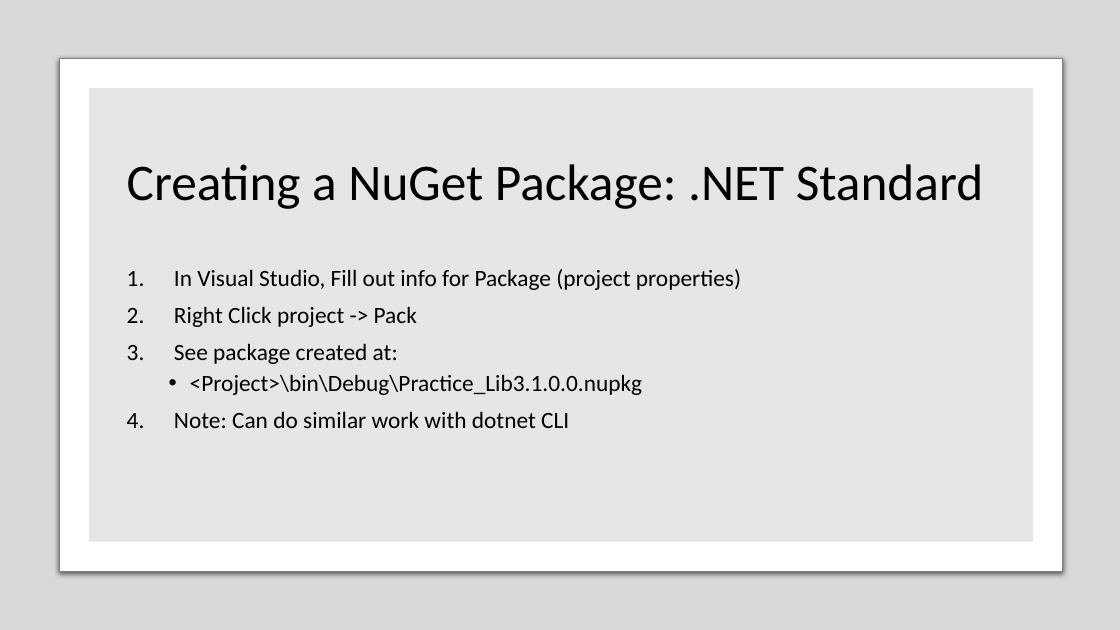
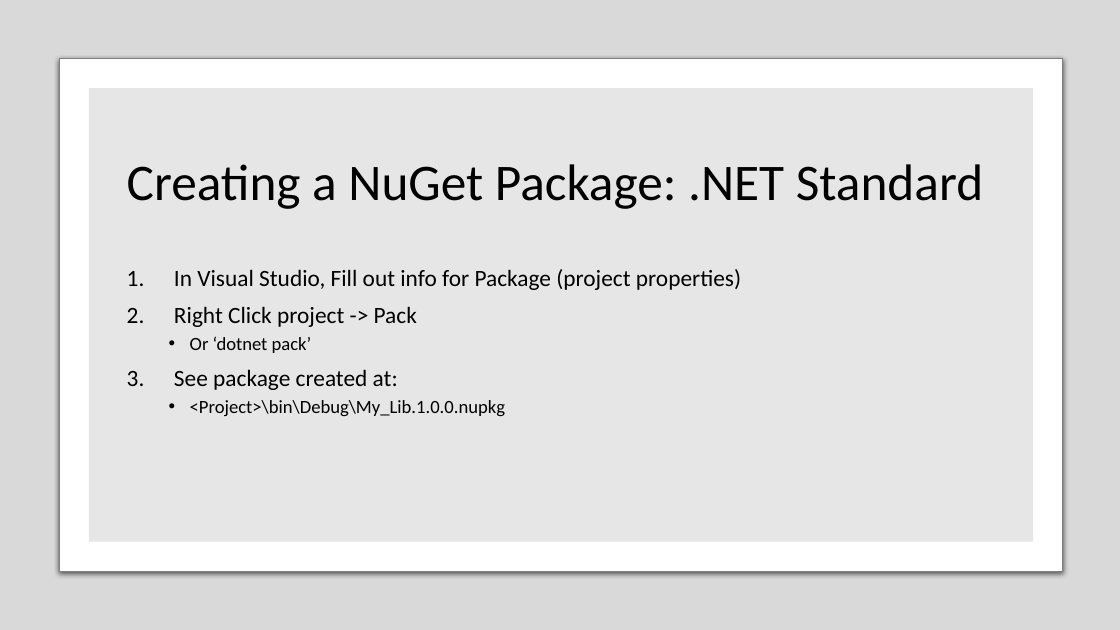
Before and after one commit to ProgrammerAL/Presentations-2019, a slide deck: slide 14 of 01-10 - ONETUG - Working with NuGet Packages/Presentation.pptx. Drawn at 1120x630 pixels with LibreOffice and Linux fonts; fonts in the diff are those of the drawing. Boxes give left, top, right and bottom in pixels: in the first picture for what was removed or moved away, otherwise in the second. Text is boxed around its words. In the diff, an @@ line names an element or a change of style, - is before the commit and + after.

Commit message:
Completed presentation

```diff
--- a/01-10 - ONETUG - Working with NuGet Packages/Presentation.pptx
+++ b/01-10 - ONETUG - Working with NuGet Packages/Presentation.pptx
@@ text at [190,336,312,353]: paragraph added @@
+  • Or ‘dotnet pack’
@@ text at [190,400,505,416]: text changed; size 20 to 16 pt @@
-  • <Project>\bin\Debug\Practice_Lib3.1.0.0.nupkg
-4. Note: Can do similar work with dotnet CLI
+  • <Project>\bin\Debug\My_Lib.1.0.0.nupkg
```
Also in this commit, not shown: 1 other slide changed.
